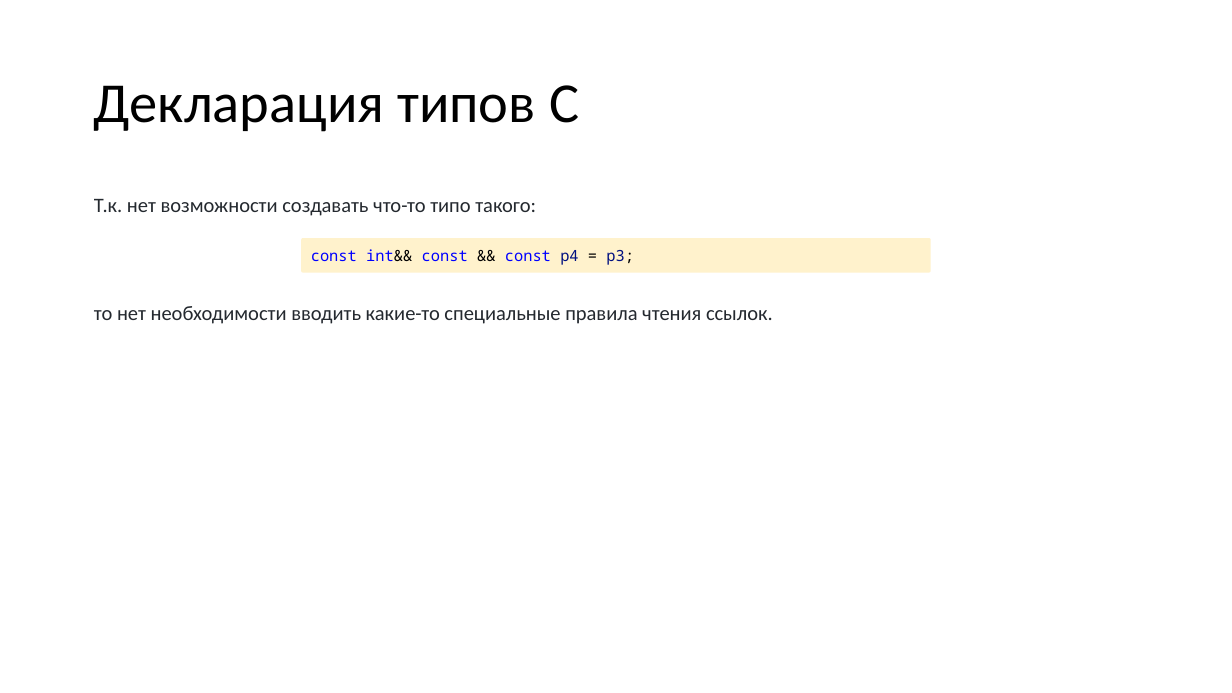
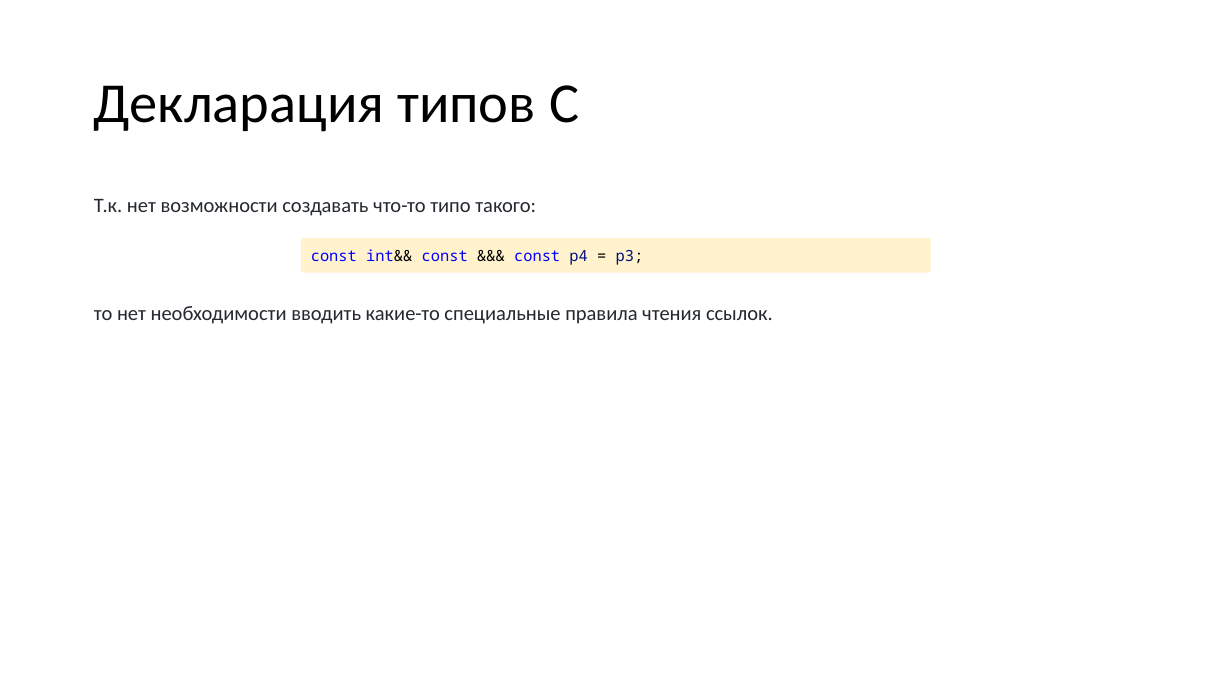
Before and after one commit to VladimirChabanov/alg_and_prog_2025, a slide deck: slide 91 of 01_lectures/lecture_09/presentation_cpp.pptx. Drawn at 1232x693 pixels with LibreOffice and Linux fonts; fonts in the diff are those of the drawing. Boxes give left, top, right and bottom in pixels: in the first picture for what was removed or moved away, otherwise in the second. Text is boxed around its words. In the diff, an @@ line names an element or a change of style, - is before the commit and + after.

```diff
--- a/01_lectures/lecture_09/presentation_cpp.pptx
+++ b/01_lectures/lecture_09/presentation_cpp.pptx
@@ text in rounded rectangle at (311,249,644,265): text changed @@
-const int&& const && const p4 = p3;
+const int&& const &&& const p4 = p3;
```
Also in this commit, not shown: 7 other slides changed, 2 other files.
